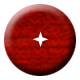
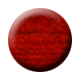
Before/after of a 80px x 80px layered artwork. What changed in the layer stack:
hid "Shape 1" over box(32, 31, 49, 48)
renamed "Layer 2" to "Layer 3", painted on it over box(4, 4, 76, 76)
